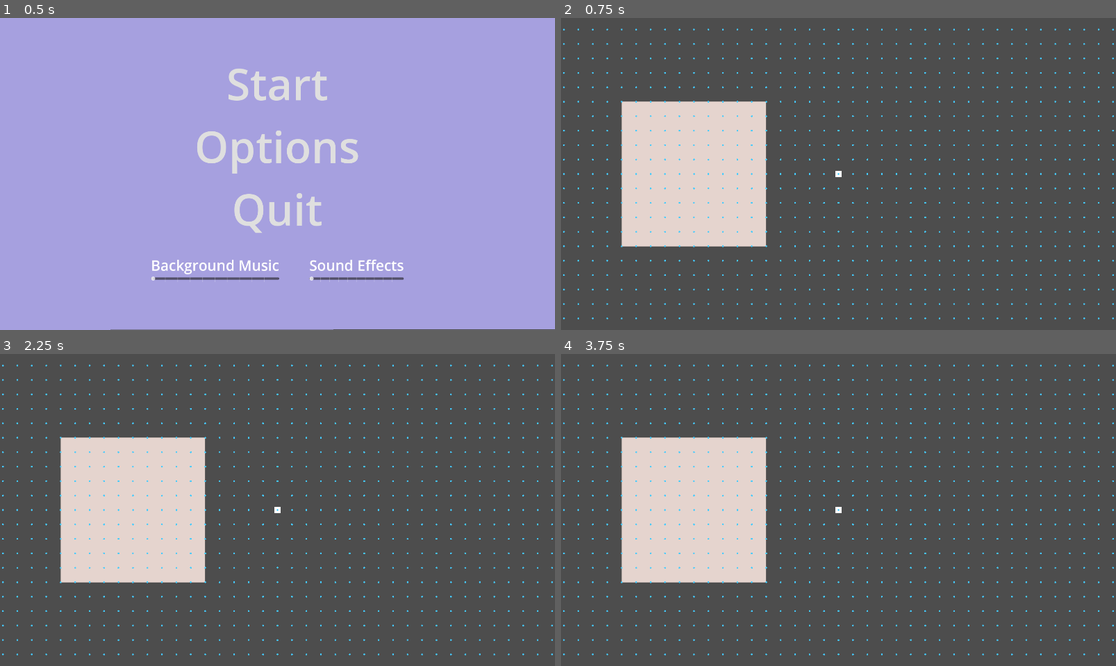
Above: before the commit, frames 1-4 (two rows, left to right).
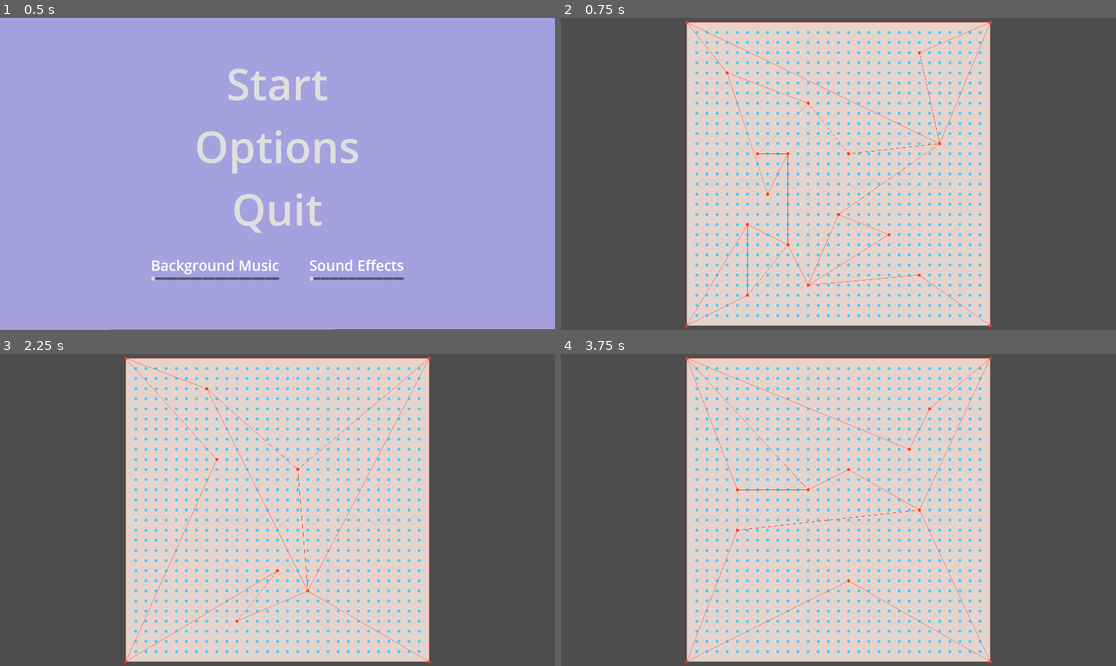
Above: after the commit, the same moments.

Repository: mustafacamurcu/GMTK24
Game: Godot game, scene res://scene_manager.tscn
The game is run twice, just before and just after one commit, with the same random seed, the same clock (stepped at 60 frames per second) and the same inputs.
Inputs (mouse positions are in pixels of both pictures, inside the frame that each line leads up to):
- Up to frame 1 (0.5 s): no input
- Up to frame 2 (0.75 s): click "Start" at 0.5 s
- Up to frame 3 (2.25 s): tap Enter at 1.25 s; move the mouse to (399, 494) at 1.27 s; hold Right (right) 1.28-2 s; hold C (clean, bound only after the commit) 1.28-2 s; click (399, 494) at 1.42 s; tap R (restart, bound only after the commit) at 2 s; drag from (166, 525) to (277, 510) at 2.02 s
- Up to frame 4 (3.75 s): tap R (restart, bound only after the commit) at 2.75, 3.5 s; move the mouse to (894, 441) at 2.77 s; hold Right (right) 2.78-3.5 s; hold Down (small) 2.78-3.5 s; click (894, 441) at 2.92 s; tap C (clean, bound only after the commit) at 3.05 s; drag from (810, 572) to (672, 463) at 3.52 s

Frame 1 is identical in both runs. In frame 2, 53% of the frame differs, in the area x 0-100%, y 0-100%; in frame 3, 53%; in frame 4, 53%.

Commit message:
glass shattering

Diff:
--- a/cs.gd
+++ b/cs.gd
@@ -2,9 +2,8 @@
 
 # SIZE CONSTANTS
 const GROW_FACTOR = 0.25
-const SNAP_GRID_PIXELS = 50
-const EDGE_SIZE_UNIT: float = SNAP_GRID_PIXELS / GROW_FACTOR
-const CONTAINER_GRID_SIZE = 10
+const SNAP_GRID_PIXELS = 20
+const CONTAINER_GRID_SIZE = 30
 const CONTAINER_EDGE_SIZE: float = CONTAINER_GRID_SIZE * SNAP_GRID_PIXELS
 
 # COLOR CONSTANTS
--- a/game.gd
+++ b/game.gd
@@ -1,54 +1,227 @@
 extends Node2D
 
-# extends Node
-#
-# # SIZE CONSTANTS
-# const GROW_FACTOR = 0.25
-# const SNAP_GRID_PIXELS = 10
-# const EDGE_SIZE_UNIT = SNAP_GRID_PIXELS / GROW_FACTOR
-# const CONTAINER_GRID_SIZE = 50
-# const CONTAINER_EDGE_SIZE = CONTAINER_GRID_SIZE * SNAP_GRID_PIXELS
-
-# # COLOR CONSTANTS
-# static var GREEN: Color = Color.html("#8EA604")
-# static var GREEN2: Color = Color.html("#333C02")
-# static var BLUE: Color = Color.html("#44ccff")
-# static var RED: Color = Color.html("#FF3A20")
-# static var RED2: Color = Color.html("#520A00")
-# static var WHITE: Color = Color.html("#E5D4CE")
-# static var GRAY: Color = Color.DIM_GRAY
-
-
 const PIECE = preload("res://piece.tscn")
 
-@onready var pieces = $Pieces
-
 var container
+var points
+var edges
+var bads
+var adjacency: Dictionary
 
 # Called when the node enters the scene tree for the first time.
 func _ready() -> void:
-	# for i in range(5):
+	# for i in range(1):
 	# 	var piece = PIECE.instantiate()
-	# 	piece.position = Vector2(randf_range(-500, 500), randf_range(-500, 500))
+	# 	piece.position = Vector2(0, 0)
 	# 	add_child(piece)
-	for i in range(1):
-		var piece = PIECE.instantiate()
-		piece.position = Vector2(0, 0)
-		add_child(piece)
+	# 	piece.set_polygon(PackedVector2Array([
+	# 		Vector2(0, 0),
+	# 		Vector2(0, 200),
+	# 		Vector2(200, 200),
+	# 		Vector2(200, 0),
+	# 	]))
 
 	container = Polygon2D.new()
 	container.polygon = PackedVector2Array([
-		Vector2(-Cs.CONTAINER_EDGE_SIZE / 2, Cs.CONTAINER_EDGE_SIZE / 2),
-		Vector2(-Cs.CONTAINER_EDGE_SIZE / 2, -Cs.CONTAINER_EDGE_SIZE / 2),
-		Vector2(Cs.CONTAINER_EDGE_SIZE / 2, -Cs.CONTAINER_EDGE_SIZE / 2),
-		Vector2(Cs.CONTAINER_EDGE_SIZE / 2, Cs.CONTAINER_EDGE_SIZE / 2)
+		Vector2i(-Cs.CONTAINER_EDGE_SIZE / 2, Cs.CONTAINER_EDGE_SIZE / 2),
+		Vector2i(-Cs.CONTAINER_EDGE_SIZE / 2, -Cs.CONTAINER_EDGE_SIZE / 2),
+		Vector2i(Cs.CONTAINER_EDGE_SIZE / 2, -Cs.CONTAINER_EDGE_SIZE / 2),
+		Vector2i(Cs.CONTAINER_EDGE_SIZE / 2, Cs.CONTAINER_EDGE_SIZE / 2)
 	])
-	container.position = Vector2(-10 * Cs.SNAP_GRID_PIXELS, 0)
 	container.color = Cs.WHITE
 	container.z_index = -2
 	add_child(container)
 
+	setup()
+
+func setup(N = 20):
+	# TODO: maybe pick random points along the edges
+	points = []
+
+	adjacency = {
+	}
+
+	var corners = [
+		Vector2i(container.polygon[0]),
+		Vector2i(container.polygon[1]),
+		Vector2i(container.polygon[2]),
+		Vector2i(container.polygon[3]),
+	]
+
+	# var border_points = []
+	# for i in range(-Cs.CONTAINER_GRID_SIZE / 2 + 1, Cs.CONTAINER_GRID_SIZE / 2 - 1):
+	# 	var point = Vector2i(i * Cs.SNAP_GRID_PIXELS, -Cs.CONTAINER_GRID_SIZE / 2 * Cs.SNAP_GRID_PIXELS)
+	# 	border_points.append(point)
+	# 	point = Vector2i(i * Cs.SNAP_GRID_PIXELS, Cs.CONTAINER_GRID_SIZE / 2 * Cs.SNAP_GRID_PIXELS)
+	# 	border_points.append(point)
+	# 	point = Vector2i(-Cs.CONTAINER_GRID_SIZE / 2 * Cs.SNAP_GRID_PIXELS, i * Cs.SNAP_GRID_PIXELS)
+	# 	border_points.append(point)
+	# 	point = Vector2i(Cs.CONTAINER_GRID_SIZE / 2 * Cs.SNAP_GRID_PIXELS, i * Cs.SNAP_GRID_PIXELS)
+	# 	border_points.append(point)
+
+	# for i in range(6):
+	# 	var point = border_points.pick_random()
+	# 	points.append(point)
+	# 	adjacency[point] = []
+	# 	border_points.erase(point)
+
+	edges = []
+
+	for corner in corners:
+		adjacency[corner] = []
+		var closest_x
+		var closest_x_dist
+		var x_on_border = false
+		var closest_y
+		var closest_y_dist
+		var y_on_border = false
+		for other in corners:
+			if corner != other and corner.x == other.x:
+				closest_x = other
+				closest_x_dist = corner.distance_to(other)
+			if corner != other and corner.y == other.y:
+				closest_y = other
+				closest_y_dist = corner.distance_to(other)
+		for point in points:
+			if point.x == corner.x and point.distance_to(corner) < closest_x_dist:
+				closest_x = point
+				closest_x_dist = corner.distance_to(point)
+				x_on_border = true
+			if point.y == corner.y and point.distance_to(corner) < closest_y_dist:
+				closest_y = point
+				closest_y_dist = corner.distance_to(point)
+				y_on_border = true
+		adjacency[corner].append(closest_x)
+		edges.append([corner, closest_x])
+		adjacency[corner].append(closest_y)
+		edges.append([corner, closest_y])
+		if x_on_border:
+			adjacency[closest_x].append(corner)
+		if y_on_border:
+			adjacency[closest_y].append(corner)
+
+	points.append_array(corners)
+
+
+	for i in range(N):
+		var x = randi_range(-Cs.CONTAINER_GRID_SIZE / 2 + 3, Cs.CONTAINER_GRID_SIZE / 2 - 3)
+		var y = randi_range(-Cs.CONTAINER_GRID_SIZE / 2 + 3, Cs.CONTAINER_GRID_SIZE / 2 - 3)
+		var point = Vector2i(x * Cs.SNAP_GRID_PIXELS, y * Cs.SNAP_GRID_PIXELS)
+		print("created point: ", point)
+		var too_close = false
+		for p in points:
+			if point.distance_to(p) < Cs.SNAP_GRID_PIXELS * 3:
+				too_close = true
+				break
+		if too_close:
+			continue
+			print("too close to another point: ", point)
+			continue
+		points.append(point)
+		adjacency[point] = []
+
+	bads = []
+
+	for p: Vector2i in points:
+		print("finding neighbors for: ", p)
+		while adjacency[p].size() < 5:
+			print("neighbor count: ", adjacency[p].size())
+			var closest = p
+			var closest_dist = INF
+			for other: Vector2i in points:
+				if (other != p
+				# and adjacency[other].size() < 5
+				and not is_in_list(other, adjacency[p])
+				and p.distance_to(other) < closest_dist
+				and no_overlap([p, other], edges)):
+							closest_dist = p.distance_to(other)
+							closest = other
+			if closest == p:
+				print('no eligible neighbor found!')
+				if adjacency[p].size() < 2:
+					bads.append(p)
+				break
+			adjacency[p].append(closest)
+			adjacency[closest].append(p)
+			edges.append([p, closest])
+
+	print("bad points: ", bads)
+	cleanup()
+
+func cleanup():
+	# remove bad (non-polygon) points
+	while bads:
+		var bad = bads.pop_front()
+		points.erase(bad)
+		print("cleaning bad:", bad)
+		var to_be_removed = []
+		for edge in edges:
+			if edge[0] == bad or edge[1] == bad:
+				print("bad edge found:", edge)
+				var other
+				if edge[0] == bad:
+					other = edge[1]
+				if edge[1] == bad:
+					other = edge[0]
+				to_be_removed.append(edge)
+				adjacency[other].erase(bad)
+				if adjacency[other].size() < 2:
+					print("new bad point:", other)
+					bads.append(other)
+		for edge in to_be_removed:
+			edges.erase(edge)
+
+func no_overlap(line, lines):
+	for edge in lines:
+		var neighbors = false
+		for i in range(2):
+			for j in range(2):
+				if line[i] == edge[j]:
+					neighbors = true
+					var angle = abs(rad_to_deg(Vector2(line[0] - line[1]).normalized().angle_to(Vector2(edge[0] - edge[1]).normalized())))
+					if angle < 20 or angle > 160:
+						return false
+		if neighbors:
+			continue
+		if Geometry2D.segment_intersects_segment(line[0], line[1], edge[0], edge[1]):
+			return false
+	return true
+
+func is_in_list(item, lst):
+	for l in lst:
+		if l == item:
+			return true
+	return false
+
+func get_global_container_polygon():
+	var ps = PackedVector2Array()
+	for p in container.polygon:
+		ps.append(container.to_global(p))
+	return ps
+
+func _unhandled_key_input(event: InputEvent) -> void:
+	if event.is_action_pressed('restart'):
+		setup(10)
+		queue_redraw()
+	if event.is_action_pressed('clean'):
+		cleanup()
+		queue_redraw()
+
+func _unhandled_input(event):
+	if event is InputEventMouseButton and event.button_index == MOUSE_BUTTON_RIGHT:
+		if event.is_pressed():
+			var pos = get_global_mouse_position()
+			var label = Label.new()
+			label.position = pos
+			# label.text = str(round(pos.x / Cs.SNAP_GRID_PIXELS)) + ", " + str(round(pos.y / Cs.SNAP_GRID_PIXELS))
+			label.text = str(pos.x) + ", " + str(pos.y)
+			add_child(label)
+
 func _draw() -> void:
-	for i in range(-20, 20):
-		for j in range(-20, 20):
-			draw_circle(Vector2(i * Cs.SNAP_GRID_PIXELS, j * Cs.SNAP_GRID_PIXELS), 3, Cs.BLUE)
+	for i in range(1, Cs.CONTAINER_GRID_SIZE):
+		for j in range(1, Cs.CONTAINER_GRID_SIZE):
+			draw_circle(Vector2(i * Cs.SNAP_GRID_PIXELS, j * Cs.SNAP_GRID_PIXELS) - Vector2(Cs.CONTAINER_EDGE_SIZE / 2, Cs.CONTAINER_EDGE_SIZE / 2), 3, Cs.BLUE)
+	for edge in edges:
+		draw_line(edge[0], edge[1], Cs.RED)
+	for p in points:
+		draw_circle(to_global(p), 3, Cs.RED)
--- a/game.tscn
+++ b/game.tscn
@@ -6,5 +6,4 @@
 script = ExtResource("1_0gxu6")
 
 [node name="Camera2D" type="Camera2D" parent="."]
-
-[node name="Pieces" type="Node2D" parent="."]
+zoom = Vector2(1.75, 1.75)
--- a/piece.gd
+++ b/piece.gd
@@ -7,6 +7,7 @@
 var mouse_on_me = false
 var dragging = false
 var dragging_spot
+var picked_up_from
 
 func set_polygon(points: PackedVector2Array):
 	polygon = Polygon2D.new()
@@ -29,7 +30,7 @@
 
 func _process(_delta: float) -> void:
 	if dragging:
-		position = get_global_mouse_position() - dragging_spot # * scale.x
+		position = get_global_mouse_position() - dragging_spot
 
 func _unhandled_key_input(event: InputEvent) -> void:
 	if mouse_on_me:
@@ -51,13 +52,24 @@
 			if mouse_on_me:
 				dragging = true
 				dragging_spot = get_global_mouse_position() - global_position
-				print("local_mouse: ", dragging_spot)
-				print("global_mouse: ", get_global_mouse_position())
-				print("global_pos: ", global_position)
+				picked_up_from = position
 		elif event.is_released():
 			if dragging:
 				position = round(position / Cs.SNAP_GRID_PIXELS) * Cs.SNAP_GRID_PIXELS
 				dragging = false
+				var outside = false
+				var inside = false
+				var game = get_parent()
+				print(game.container.polygon)
+				for p in polygon.polygon:
+					print(to_global(p))
+					if !Geometry2D.is_point_in_polygon(to_global(p), game.get_global_container_polygon()):
+						outside = true
+					else:
+						inside = true
+				if outside and inside:
+					position = picked_up_from
+
 
 func _mouse_enter() -> void:
 	mouse_on_me = true
--- a/project.godot
+++ b/project.godot
@@ -57,6 +57,16 @@
 , Object(InputEventKey,"resource_local_to_scene":false,"resource_name":"","device":-1,"window_id":0,"alt_pressed":false …(183 unchanged characters)…
 ]
 }
+restart={
+"deadzone": 0.5,
+"events": [Object(InputEventKey,"resource_local_to_scene":false,"resource_name":"","device":-1,"window_id":0,"alt_pressed":false,"shift_pressed":false,"ctrl_pressed":false,"meta_pressed":false,"pressed":false,"keycode":0,"physical_keycode":82,"key_label":0,"unicode":114,"location":0,"echo":false,"script":null)
+]
+}
+clean={
+"deadzone": 0.5,
+"events": [Object(InputEventKey,"resource_local_to_scene":false,"resource_name":"","device":-1,"window_id":0,"alt_pressed":false,"shift_pressed":false,"ctrl_pressed":false,"meta_pressed":false,"pressed":false,"keycode":0,"physical_keycode":67,"key_label":0,"unicode":99,"location":0,"echo":false,"script":null)
+]
+}
 
 [rendering]
 
